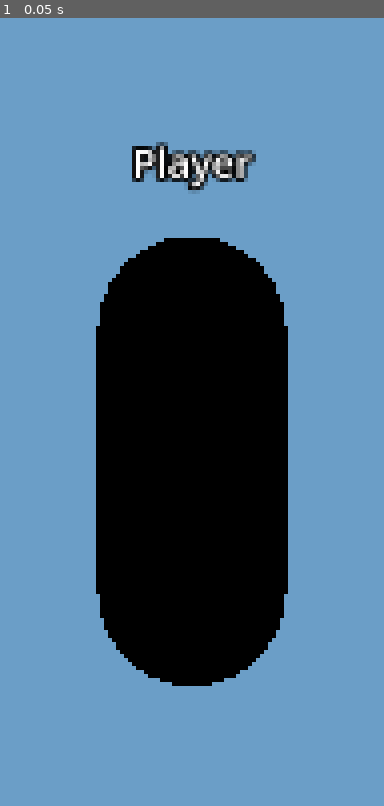
Above: before the commit, frame 1.
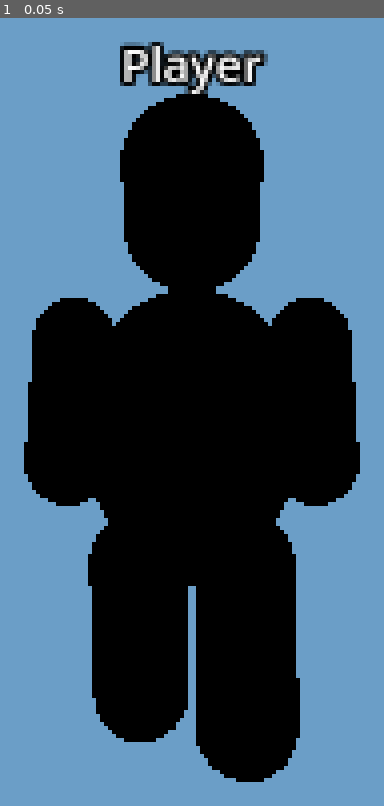
Above: after the commit, the same moment.

Repository: Tommy533145/Tom-Jain
Game: Godot game, scene res://scenes/player.tscn
Two runs of this game, one before a commit and one after it. Both use one fixed random seed, a clock stepped at 60 frames per second and the inputs below. This scene is started directly instead of the project's main scene.
Inputs:
- Up to frame 1 (0.05 s): no input

The runs differ from the first frame. In frame 1, 25% of the frame differs, in the area x 6-94%, y 3-97%.

Commit message:
Fix third-person controls and animate player character

Diff:
--- a/godot/scenes/player.tscn
+++ b/godot/scenes/player.tscn
@@ -6,30 +6,26 @@
 radius = 0.38
 height = 1.8
 
-[sub_resource type="CapsuleShape3D" id="CapsuleShape_player"]
+[sub_resource type="CapsuleShape3D" id="CapsuleShape3D_player"]
 radius = 0.38
 height = 1.8
 
 [node name="Player" type="CharacterBody3D"]
 script = ExtResource("1")
-floor_snap_length = 0.25
-safe_margin = 0.02
+
+[node name="CollisionShape3D" type="CollisionShape3D" parent="."]
+position = Vector3(0, 0.9, 0)
+shape = SubResource("CapsuleShape3D_player")
 
 [node name="Body" type="MeshInstance3D" parent="."]
 position = Vector3(0, 0.9, 0)
 mesh = SubResource("CapsuleMesh_player")
 
-[node name="CollisionShape3D" type="CollisionShape3D" parent="."]
-position = Vector3(0, 0.9, 0)
-shape = SubResource("CapsuleShape_player")
-
 [node name="CameraPivot" type="Node3D" parent="."]
 position = Vector3(0, 1.55, 0)
 
 [node name="SpringArm3D" type="SpringArm3D" parent="CameraPivot"]
-spring_length = 5.0
-margin = 0.15
+spring_length = 4.0
 
 [node name="Camera3D" type="Camera3D" parent="CameraPivot/SpringArm3D"]
 current = true
-fov = 72.0
--- a/godot/scripts/main.gd
+++ b/godot/scripts/main.gd
@@ -11,6 +11,7 @@
 var join_button: Button
 var hud_layer: CanvasLayer
 var room_label: Label
+var look_button: Button
 
 func _ready() -> void:
     _create_world()
@@ -189,6 +190,19 @@
     controls.text = "WASD move  |  Mouse look  |  Space jump  |  E work/buy/enter  |  Esc release mouse"
     controls.position = Vector2(20, 50)
     hud_layer.add_child(controls)
+    look_button = Button.new()
+    look_button.text = "CLICK TO LOOK AROUND"
+    look_button.set_anchors_preset(Control.PRESET_CENTER)
+    look_button.position = Vector2(-105, 90)
+    look_button.pressed.connect(_capture_mouse)
+    hud_layer.add_child(look_button)
+
+func _process(_delta: float) -> void:
+    if is_instance_valid(look_button):
+        look_button.visible = hud_layer.visible and Input.mouse_mode != Input.MOUSE_MODE_CAPTURED
+
+func _capture_mouse() -> void:
+    Input.mouse_mode = Input.MOUSE_MODE_CAPTURED
 
 func _create_city() -> void:
     join_button.disabled = true
@@ -204,7 +218,7 @@
         menu_layer.visible = false
         hud_layer.visible = true
         room_label.text = "TOM&JAIN CITY  |  ROOM " + Network.room_code + "  |  SHARE THIS CODE"
-        Input.mouse_mode = Input.MOUSE_MODE_CAPTURED
+        Input.mouse_mode = Input.MOUSE_MODE_VISIBLE
     else:
         join_button.disabled = false
 
--- a/godot/scripts/player.gd
+++ b/godot/scripts/player.gd
@@ -2,7 +2,7 @@
 
 @export var move_speed: float = 6.0
 @export var jump_velocity: float = 5.0
-@export var mouse_sensitivity: float = 0.0025
+@export var mouse_sensitivity: float = 0.0045
 
 var gravity: float = float(ProjectSettings.get_setting("physics/3d/default_gravity"))
 var camera_pivot: Node3D
@@ -11,18 +11,24 @@
 var display_name: String = "Player"
 var is_local_player := false
 var name_tag: Label3D
+var visual_root: Node3D
+var left_arm: Node3D
+var right_arm: Node3D
+var left_leg: Node3D
+var right_leg: Node3D
+var animation_clock := 0.0
 
 func _ready() -> void:
     camera_pivot = $CameraPivot
     $CameraPivot/SpringArm3D/Camera3D.current = is_local_player
+    $Body.visible = false
+    _build_character()
     name_tag = Label3D.new()
     name_tag.text = display_name
-    name_tag.position = Vector3(0, 2.1, 0)
+    name_tag.position = Vector3(0, 2.35, 0)
     name_tag.billboard = BaseMaterial3D.BILLBOARD_ENABLED
     add_child(name_tag)
     remote_target_position = global_position
-    if is_local_player:
-        Input.mouse_mode = Input.MOUSE_MODE_CAPTURED
 
 func _unhandled_input(event: InputEvent) -> void:
     if not is_local_player:
@@ -30,14 +36,20 @@
     if event is InputEventKey and event.pressed and not event.echo and event.keycode == KEY_E:
         Network.interact()
         get_viewport().set_input_as_handled()
-    elif event is InputEventMouseMotion and Input.mouse_mode == Input.MOUSE_MODE_CAPTURED:
+    elif event is InputEventMouseButton and event.pressed and Input.mouse_mode == Input.MOUSE_MODE_VISIBLE:
+        Input.mouse_mode = Input.MOUSE_MODE_CAPTURED
+        get_viewport().set_input_as_handled()
+
+func _input(event: InputEvent) -> void:
+    if not is_local_player:
+        return
+    if event is InputEventMouseMotion and Input.mouse_mode == Input.MOUSE_MODE_CAPTURED:
         rotate_y(-event.relative.x * mouse_sensitivity)
         camera_pivot.rotate_x(-event.relative.y * mouse_sensitivity)
-        camera_pivot.rotation.x = clamp(camera_pivot.rotation.x, -1.0, 0.65)
+        camera_pivot.rotation.x = clamp(camera_pivot.rotation.x, -1.15, 0.85)
+        get_viewport().set_input_as_handled()
     elif event.is_action_pressed("ui_cancel"):
         Input.mouse_mode = Input.MOUSE_MODE_VISIBLE
-    elif event is InputEventMouseButton and event.pressed and Input.mouse_mode == Input.MOUSE_MODE_VISIBLE:
-        Input.mouse_mode = Input.MOUSE_MODE_CAPTURED
 
 func _physics_process(delta: float) -> void:
     if is_local_player:
@@ -62,8 +74,107 @@
         velocity.z = move_toward(velocity.z, 0.0, move_speed * 5.0 * delta)
     move_and_slide()
 
+func _process(delta: float) -> void:
+    if not is_instance_valid(visual_root):
+        return
+    animation_clock += delta
+    var horizontal_speed := Vector2(velocity.x, velocity.z).length()
+    var stride := sin(animation_clock * (10.0 if horizontal_speed > 3.5 else 7.0)) if horizontal_speed > 0.15 else 0.0
+    if not is_on_floor():
+        left_arm.rotation.x = -0.48
+        right_arm.rotation.x = -0.48
+        left_leg.rotation.x = 0.32
+        right_leg.rotation.x = -0.32
+    else:
+        left_arm.rotation.x = stride * 0.72
+        right_arm.rotation.x = -stride * 0.72
+        left_leg.rotation.x = -stride * 0.8
+        right_leg.rotation.x = stride * 0.8
+    visual_root.position.y = 0.035 * absf(stride) if horizontal_speed > 0.15 and is_on_floor() else 0.0
+    if horizontal_speed < 0.15 and is_on_floor():
+        visual_root.position.y += sin(animation_clock * 2.0) * 0.018
+
+func _build_character() -> void:
+    visual_root = Node3D.new()
+    visual_root.name = "AnimatedCharacter"
+    add_child(visual_root)
+
+    var skin := _material(Color(0.77, 0.52, 0.36))
+    var shirt := _material(Color(0.12, 0.52, 0.64) if is_local_player else Color(0.66, 0.35, 0.72))
+    var pants := _material(Color(0.13, 0.16, 0.23))
+    var hair := _material(Color(0.12, 0.075, 0.055))
+    var shoes := _material(Color(0.08, 0.085, 0.10))
+    var eye_white := _material(Color(0.96, 0.93, 0.84))
+    var eye_dark := _material(Color(0.055, 0.04, 0.035))
+
+    _add_capsule(visual_root, "Jacket", Vector3(0, 1.12, 0), 0.92, 0.36, shirt)
+    _add_capsule(visual_root, "Head", Vector3(0, 1.82, 0), 0.50, 0.235, skin)
+    _add_sphere(visual_root, "Hair", Vector3(0, 2.0, -0.015), 0.245, hair)
+    _add_sphere(visual_root, "Nose", Vector3(0, 1.82, -0.225), 0.052, skin)
+    _add_sphere(visual_root, "LeftEye", Vector3(-0.085, 1.85, -0.21), 0.043, eye_white)
+    _add_sphere(visual_root, "RightEye", Vector3(0.085, 1.85, -0.21), 0.043, eye_white)
+    _add_sphere(visual_root, "LeftPupil", Vector3(-0.085, 1.85, -0.247), 0.019, eye_dark)
+    _add_sphere(visual_root, "RightPupil", Vector3(0.085, 1.85, -0.247), 0.019, eye_dark)
+    _add_box(visual_root, "Belt", Vector3(0, 0.68, 0), Vector3(0.58, 0.12, 0.38), shoes)
+
+    left_arm = _add_limb(visual_root, "LeftArm", Vector3(-0.4, 1.42, 0), 0.72, 0.14, skin)
+    right_arm = _add_limb(visual_root, "RightArm", Vector3(0.4, 1.42, 0), 0.72, 0.14, skin)
+    left_leg = _add_limb(visual_root, "LeftLeg", Vector3(-0.18, 0.66, 0), 0.86, 0.17, pants)
+    right_leg = _add_limb(visual_root, "RightLeg", Vector3(0.18, 0.66, 0), 0.86, 0.17, pants)
+    _add_box(left_leg, "LeftShoe", Vector3(0, -0.43, -0.07), Vector3(0.27, 0.16, 0.42), shoes)
+    _add_box(right_leg, "RightShoe", Vector3(0, -0.43, -0.07), Vector3(0.27, 0.16, 0.42), shoes)
+
+func _material(color: Color) -> StandardMaterial3D:
+    var result := StandardMaterial3D.new()
+    result.albedo_color = color
+    result.roughness = 0.72
+    return result
+
+func _add_capsule(parent: Node3D, label: String, pos: Vector3, height: float, radius: float, material: Material) -> MeshInstance3D:
+    var mesh_node := MeshInstance3D.new()
+    mesh_node.name = label
+    var mesh := CapsuleMesh.new()
+    mesh.height = height
+    mesh.radius = radius
+    mesh_node.mesh = mesh
+    mesh_node.material_override = material
+    mesh_node.position = pos
+    parent.add_child(mesh_node)
+    return mesh_node
+
+func _add_sphere(parent: Node3D, label: String, pos: Vector3, radius: float, material: Material) -> MeshInstance3D:
+    var mesh_node := MeshInstance3D.new()
+    mesh_node.name = label
+    var mesh := SphereMesh.new()
+    mesh.radius = radius
+    mesh.height = radius * 2.0
+    mesh_node.mesh = mesh
+    mesh_node.material_override = material
+    mesh_node.position = pos
+    parent.add_child(mesh_node)
+    return mesh_node
+
+func _add_box(parent: Node3D, label: String, pos: Vector3, size: Vector3, material: Material) -> MeshInstance3D:
+    var mesh_node := MeshInstance3D.new()
+    mesh_node.name = label
+    var mesh := BoxMesh.new()
+    mesh.size = size
+    mesh_node.mesh = mesh
+    mesh_node.material_override = material
+    mesh_node.position = pos
+    parent.add_child(mesh_node)
+    return mesh_node
+
+func _add_limb(parent: Node3D, label: String, pos: Vector3, height: float, radius: float, material: Material) -> Node3D:
+    var pivot := Node3D.new()
+    pivot.name = label
+    pivot.position = pos
+    parent.add_child(pivot)
+    _add_capsule(pivot, label + "Mesh", Vector3(0, -height * 0.32, 0), height, radius, material)
+    return pivot
+
 func set_remote_state(pos: Vector3, yaw: float) -> void:
-    if not is_multiplayer_authority():
+    if not is_local_player:
         remote_target_position = pos
         remote_target_yaw = yaw
 
